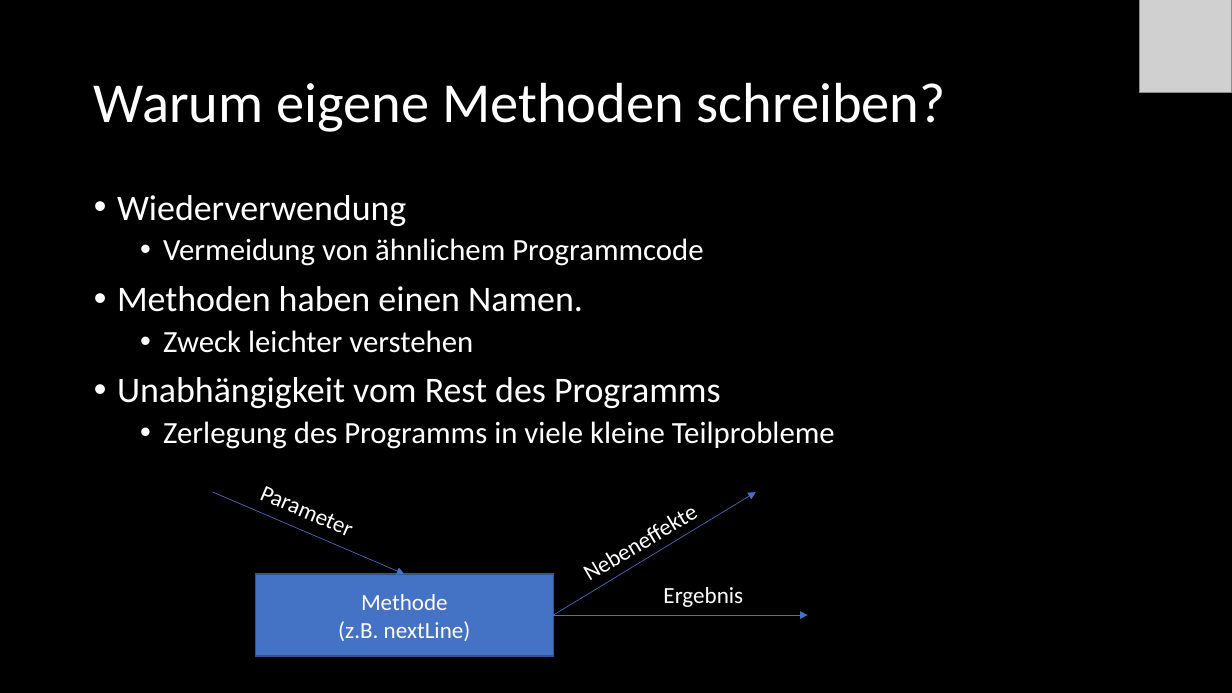
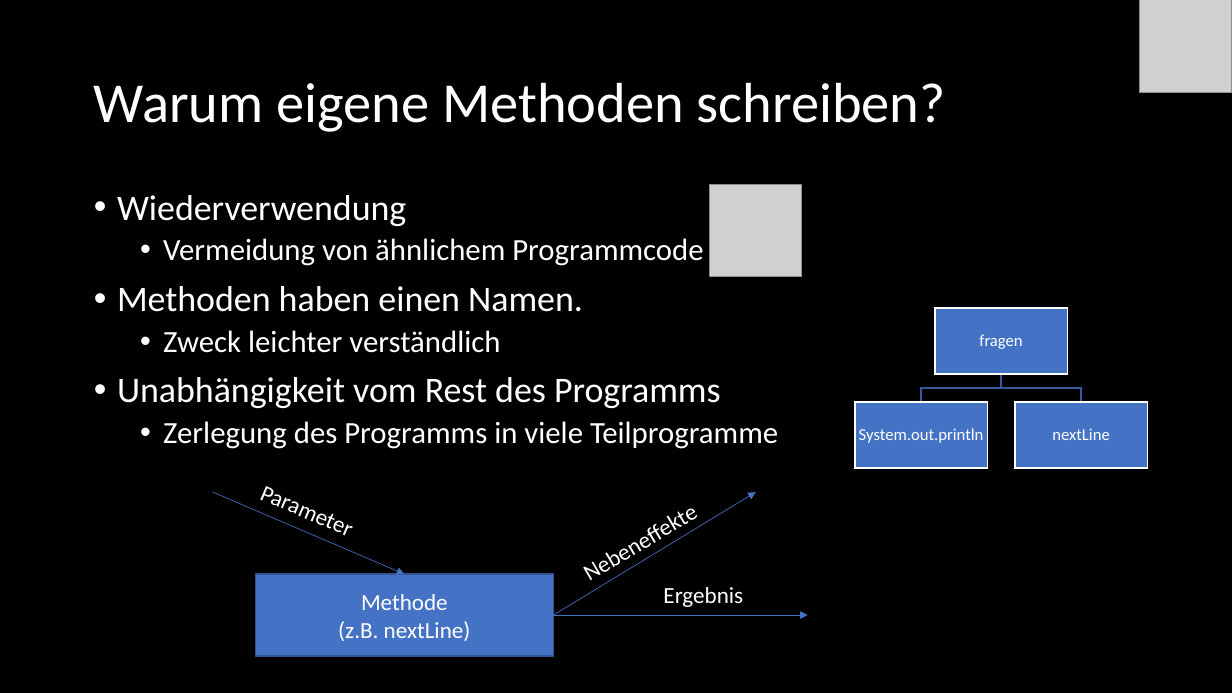
Before and after one commit to Cactusroot/Java, a slide deck: slide 18 of src/Java.pptx. Drawn at 1232x693 pixels with LibreOffice and Linux fonts; fonts in the diff are those of the drawing; grey boxes stand for pictures. Boxes give left, top, right and bottom in pixels: in the first picture for what was removed or moved away, otherwise in the second. Text is boxed around its words. In the diff, an @@ line names an element or a change of style, - is before the commit and + after.

```diff
--- a/src/Java.pptx
+++ b/src/Java.pptx
@@ picture added at bbox=[710, 185, 802, 277] @@
@@ text at bbox=[163, 330, 500, 353]: text changed @@
-  • Zweck leichter verstehen
+  • Zweck leichter verständlich
@@ text at bbox=[163, 421, 778, 449]: text changed @@
-  • Zerlegung des Programms in viele kleine Teilprobleme
+  • Zerlegung des Programms in viele Teilprogramme
@@ group added at bbox=[855, 308, 1147, 469]: 3 rectangles, 3 texts, 2 freeform shapes @@
+fragen
+System.out.println
+nextLine
```
Also in this commit, not shown: 3 other slides changed, 3 slides added, 15 other files.
